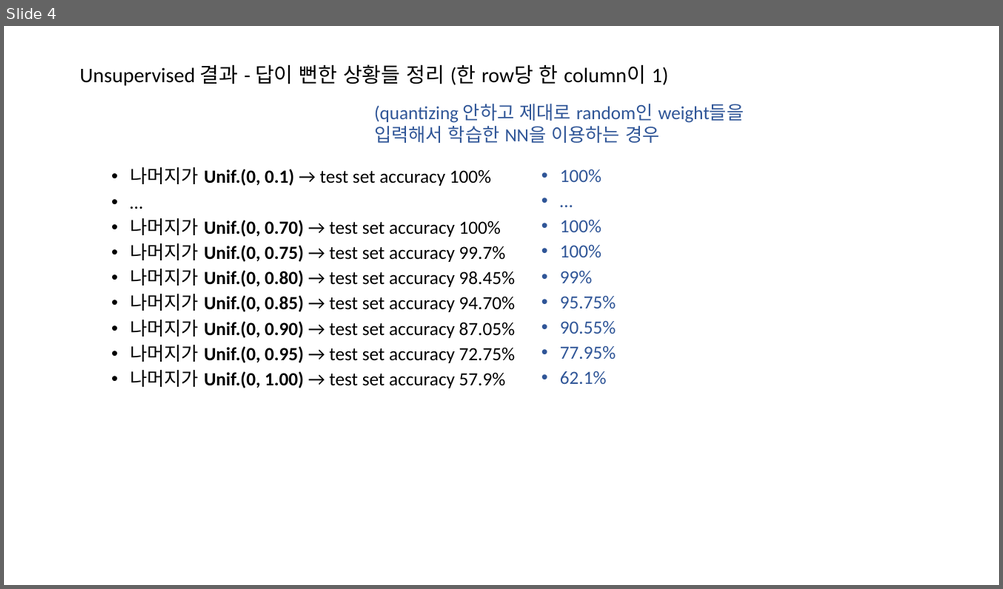
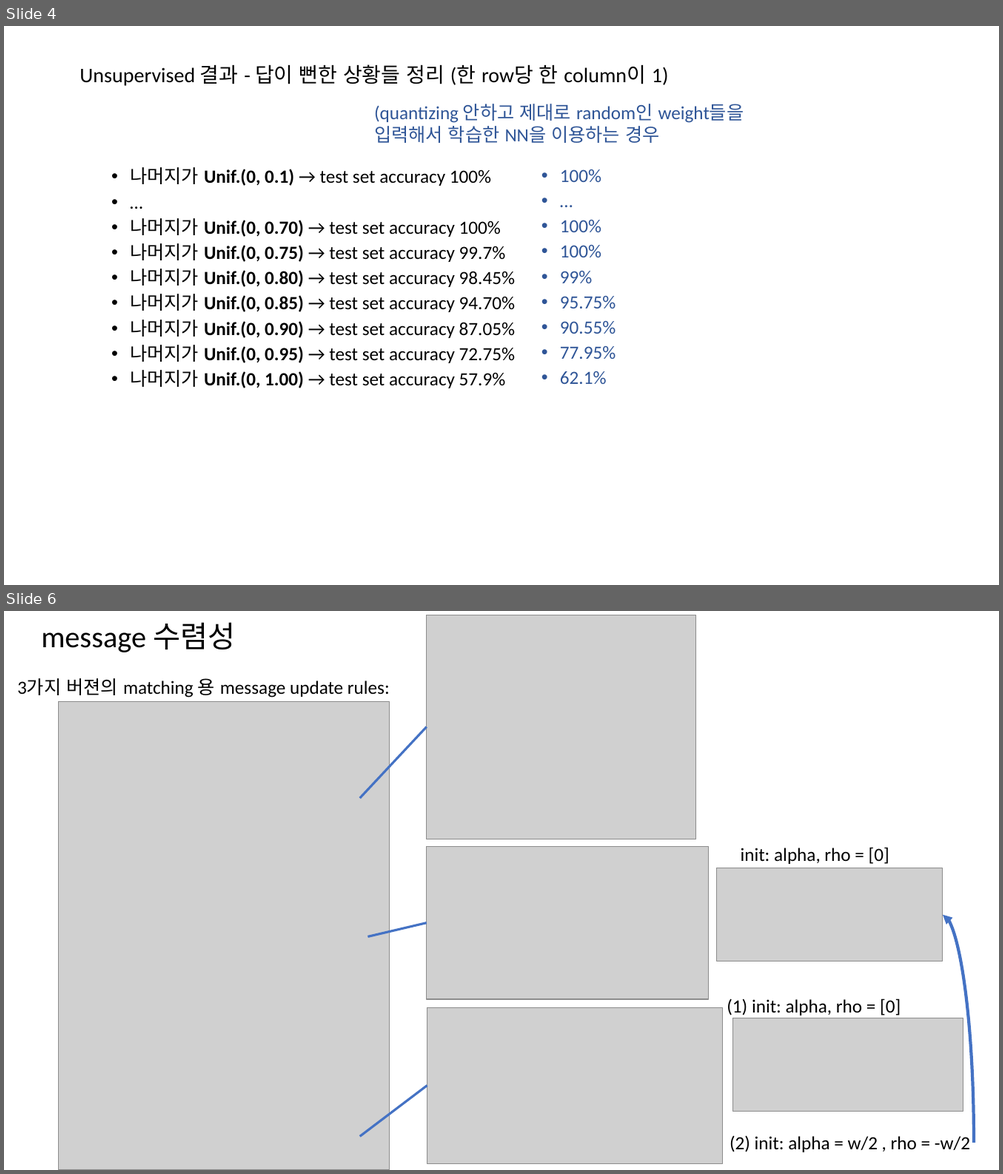
Before and after one commit to ihatesummer/bipartite_maxsum, a slide deck: memo.pptx. Shown one above the other, each under a label of ours: slide 4 before the commit, slides 4 and 6 after it; the slides between them are not shown. The pictures are 1003x589 and 1003x1174 pixels, drawn with LibreOffice and Linux fonts; fonts in the diff are those of the drawing; grey boxes stand for pictures. Boxes give left, top, right and bottom in pixels: in the first picture for what was removed or moved away, otherwise in the second. Text is boxed around its words. In the diff, an @@ line names an element or a change of style, - is before the commit and + after.

```diff
--- a/memo.pptx
+++ b/memo.pptx
@@ slide 6 added at [4,611,999,1170], background #FFFFFF @@
@@ title added at [41,622,235,652], 28.8 pt, text #000000 @@
+message 수렴성
@@ picture added at [427,615,696,840] @@
@@ text added at [17,678,390,698], 18 pt, text #000000 @@
+3가지 버젼의 matching 용 message update rules:
@@ picture added at [59,702,390,1170] @@
@@ line added from (427, 726) to (360, 798), #4472C4 2.25 pt @@
@@ picture added at [427,847,708,999] @@
@@ text added at [740,847,889,864], 18 pt, text #000000 @@
+init: alpha, rho = [0]
@@ picture added at [717,869,942,962] @@
@@ curved arrow added from (974, 1143) to (942, 914), #4472C4 3 pt @@
@@ line added from (427, 923) to (368, 937), #4472C4 2.25 pt @@
@@ picture added at [427,1008,722,1164] @@
@@ text added at [726,999,900,1016], 18 pt, text #000000 @@
+(1) init: alpha, rho = [0]
@@ picture added at [733,1019,963,1112] @@
@@ line added from (427, 1086) to (360, 1137), #4472C4 2.25 pt @@
@@ text added at [729,1136,970,1153], 18 pt, text #000000 @@
+(2) init: alpha = w/2 , rho = -w/2
```
Also in this commit, not shown: 1 slide changed, 3 other files.
